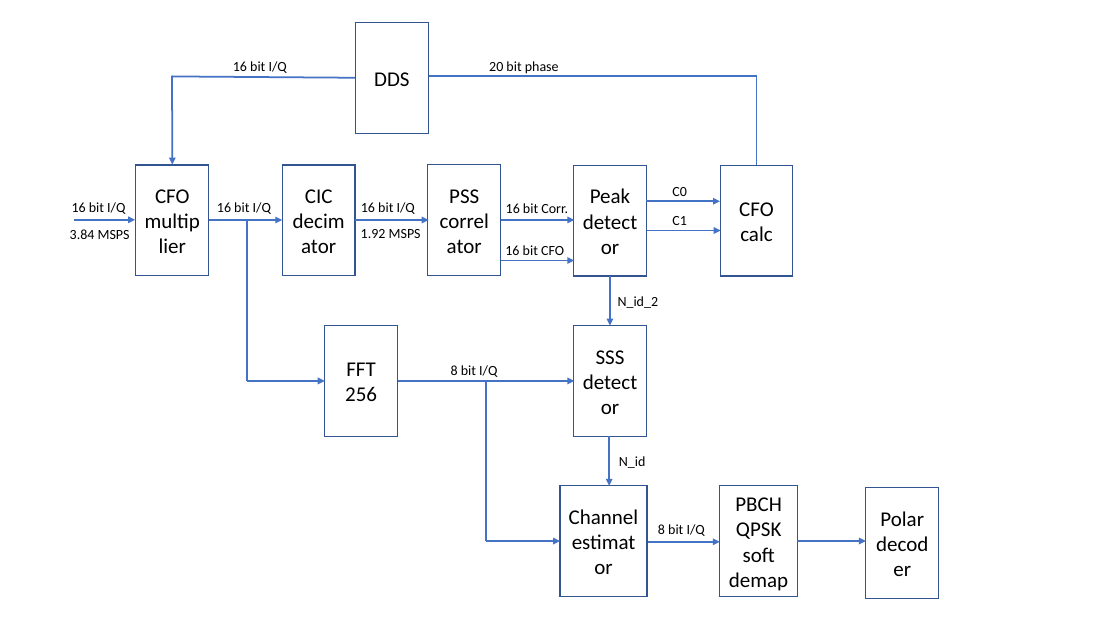
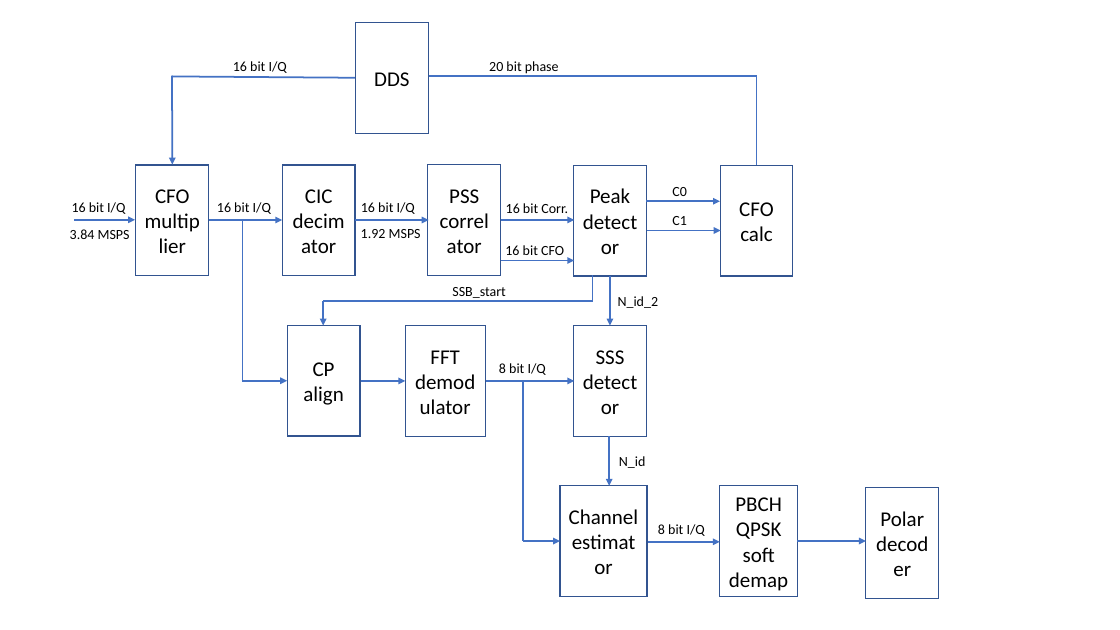
Before and after one commit to catkira/open5G_phy, a slide deck: slide 1 of doc/overview.pptx. Drawn at 1120x630 pixels with LibreOffice and Linux fonts; fonts in the diff are those of the drawing. Boxes give left, top, right and bottom in pixels: in the first picture for what was removed or moved away, otherwise in the second. Text is boxed around its words. In the diff, an @@ line names an element or a change of style, - is before the commit and + after.

```diff
--- a/doc/overview.pptx
+++ b/doc/overview.pptx
@@ line moved from (247, 220) - (247, 381) to (243, 220) - (243, 381) @@
@@ text added at bbox=[452, 287, 505, 298], 12 pt, text #000000 @@
+SSB_start
@@ line added from (592, 301) to (592, 276), #4472C4 1.5 pt @@
@@ rectangle added at bbox=[287, 325, 360, 436], fill #FFFFFF, outline #325491 1 pt, 18 pt, text #000000 @@
+CP
+align
@@ arrow added from (323, 301) to (323, 326), #4472C4 1.5 pt @@
@@ line added from (323, 301) to (592, 301), #4472C4 1.5 pt @@
@@ rectangle "FFT demodulator": place and size @@
-rectangle "FFT demodulator" at bbox=[325, 326, 398, 437]
+rectangle "FFT demodulator" at bbox=[406, 326, 486, 437]
@@ text in rectangle at bbox=[430, 350, 459, 364]: text changed @@
-FFT
-256
+FFT
+demodulator
@@ text "8 bit I/Q": place and size @@
-text "8 bit I/Q" at bbox=[451, 365, 497, 377]
+text "8 bit I/Q" at bbox=[499, 363, 546, 375]
@@ arrow added from (242, 381) to (287, 381), #4472C4 1.5 pt @@
@@ arrow moved from (247, 381) - (325, 381) to (360, 381) - (406, 381) @@
@@ arrow moved from (397, 381) - (575, 381) to (477, 381) - (575, 381) @@
@@ line moved from (486, 380) - (486, 541) to (523, 380) - (523, 541) @@
@@ arrow moved from (486, 541) - (560, 541) to (523, 541) - (560, 541) @@
```
Also in this commit, not shown: 2 other files.
